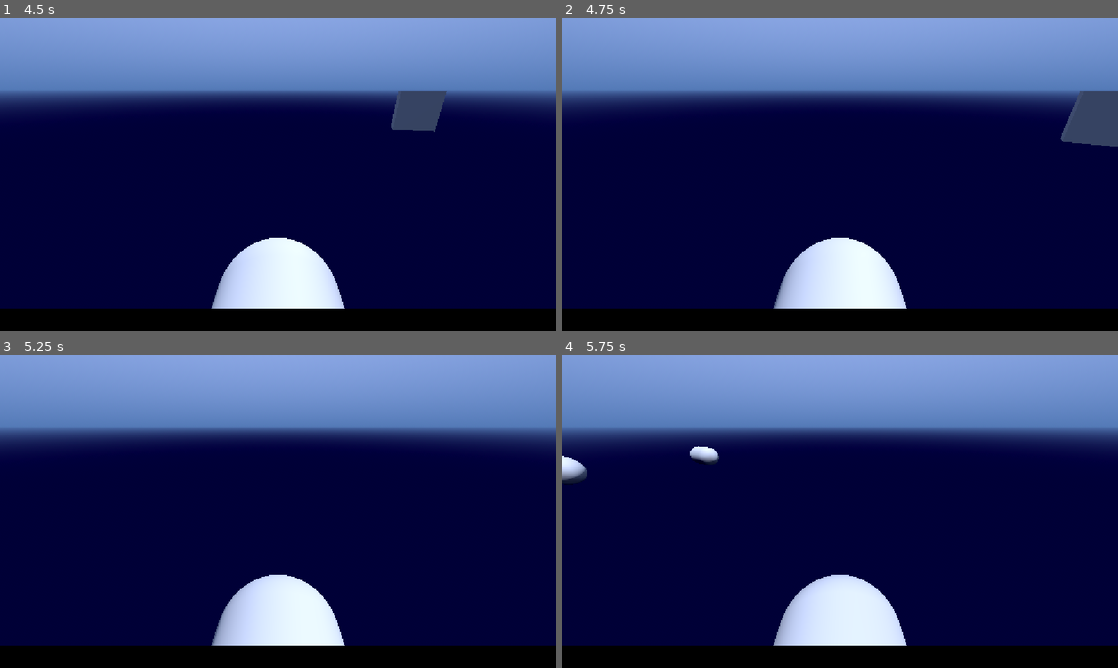
Above: before the commit, frames 1-4 (two rows, left to right).
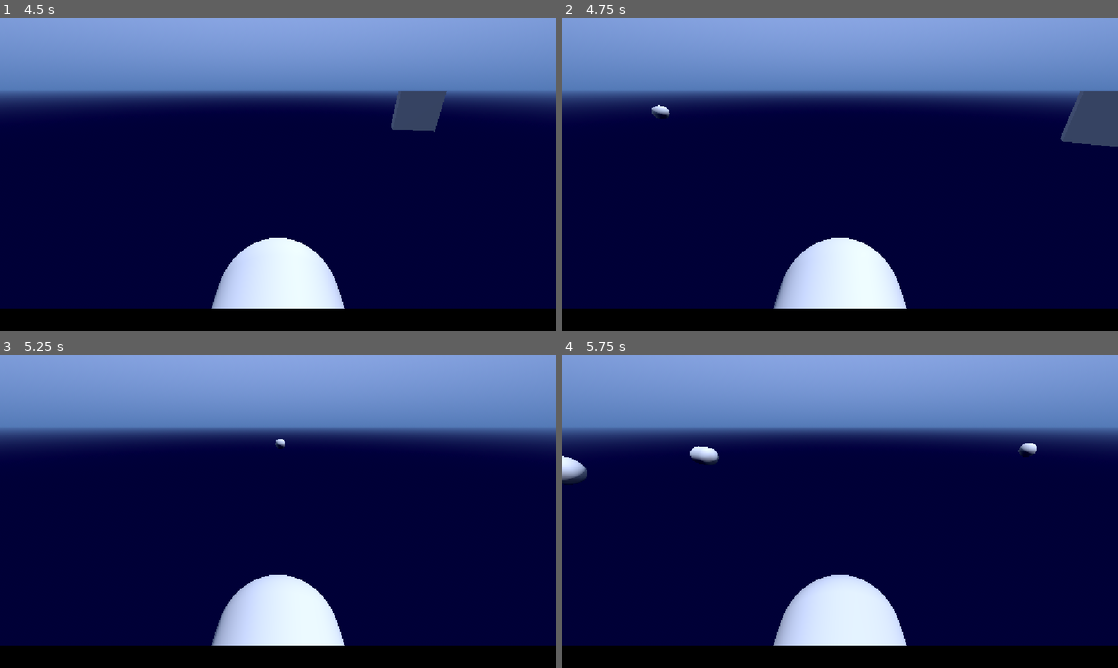
Above: after the commit, the same moments.

Repository: PeterDrake/yachtsinkers
Game: Godot game, scene res://yachtsinkers.tscn
Same seed, same stepped clock (60 frames per second), same inputs: the game is played once before the commit and once after it. Sound files missing from this copy of the repository are replaced by a short silence.
Inputs:
- Up to frame 1 (4.5 s): hold Right (right) 0.53-1.28 s; tap Space (space) at 0.6, 1.55, 2.3, 2.85, 3.6 s; hold Left (left) 1.28-2.03 s; tap 1 (bite) at 1.35, 4.35 s; hold Right (right) 2.03-2.78 s; tap 2 (dive) at 2.1 s; hold Up (forward) 2.78-3.53 s; hold Left (left) from 3.53 s (still down)
- Up to frame 2 (4.75 s): keep holding Left (left); tap Space (space) at 4.55 s
- Up to frame 3 (5.25 s): keep holding Left (left); tap 2 (dive) at 5.1 s
- Up to frame 4 (5.75 s): keep holding Left (left); tap Space (space) at 5.3 s

Frame 1 is identical in both runs. In frame 2, 0.1% of the frame differs, in the area x 16-20%, y 27-33%; in frame 3, less than 0.1%; in frame 4, 0.1%, in the area x 82-86%, y 28-33%.
Error in both runs: Out of bounds get index '0' (on base: 'PackedStringArray') (res://speech.gd:3)

Commit message:
Mine can be hit

Diff:
--- /dev/null
+++ b/mine.gd
@@ -0,0 +1,16 @@
+extends StaticBody3D
+
+@onready var speech := get_node("/root/YachtSinkers/Speech")
+@onready var player := get_node("/root/YachtSinkers/Player")
+
+func sonar_return() -> void:
+	var distance := position.distance_to(player.position)
+	await get_tree().create_timer(distance / 10.0).timeout
+	$SonarSound.play()
+
+func detonate(hit := true) -> void:
+	if hit:  # Collision with orca rather than tail slap
+		player.take_damage("You hit a mine.")
+	$DetonationSound.play()
+	await get_tree().create_timer(2.0).timeout
+	queue_free()
--- /dev/null
+++ b/mine.tscn
@@ -0,0 +1,24 @@
+[gd_scene format=3 uid="uid://ckbk4fmtrrdii"]
+
+[ext_resource type="Script" uid="uid://ta7wrmupffrc" path="res://mine.gd" id="1_i6hay"]
+[ext_resource type="AudioStream" uid="uid://bnjrmkrxkkr8u" path="res://rock.wav" id="2_i213m"]
+[ext_resource type="AudioStream" uid="uid://dciw02s0fl8cs" path="res://yacht_destruction.wav" id="3_i213m"]
+
+[sub_resource type="SphereShape3D" id="SphereShape3D_vanlv"]
+
+[sub_resource type="SphereMesh" id="SphereMesh_w3yfb"]
+
+[node name="Mine" type="StaticBody3D" unique_id=1796733267]
+script = ExtResource("1_i6hay")
+
+[node name="CollisionShape3D" type="CollisionShape3D" parent="." unique_id=1733591117]
+shape = SubResource("SphereShape3D_vanlv")
+
+[node name="MeshInstance3D" type="MeshInstance3D" parent="." unique_id=718199581]
+mesh = SubResource("SphereMesh_w3yfb")
+
+[node name="SonarSound" type="AudioStreamPlayer3D" parent="." unique_id=692003736]
+stream = ExtResource("2_i213m")
+
+[node name="DetonationSound" type="AudioStreamPlayer3D" parent="." unique_id=470503086]
+stream = ExtResource("3_i213m")
--- a/player.gd
+++ b/player.gd
@@ -32,17 +32,19 @@
 			$CollisionTimer.start()
 		for i in collision_count:
 			var collider = get_slide_collision(i).get_collider()
-			if collider.name == "Rock":
+			if "Rock" in collider.name:
 				$CollisionSound.play()
-				_take_damage("You collided with a rock.")
+				take_damage("You collided with a rock.")
 			elif collider.name == "Yacht":
 				if not collider.sinking:
 					$CollisionSound.play()
 				collider.receive_hit(ram_damage)
 			elif "Orca" in collider.name:
 				collider.play_dialog()
+			elif "Mine" in collider.name:
+				collider.detonate(true)
 
-func _take_damage(reason: String):
+func take_damage(reason: String):
 	health -= 1
 	if health == 0:
 		speech.say(reason + "\nYou have died")
@@ -71,4 +73,4 @@
 func receive_bullet():
 	await get_tree().create_timer(0.3).timeout
 	$GunHitSound.play()
-	_take_damage("You were hit by a bullet.")
+	take_damage("You were hit by a bullet.")
--- a/yachtsinkers.tscn
+++ b/yachtsinkers.tscn
@@ -5,6 +5,7 @@
 [ext_resource type="PackedScene" uid="uid://baaiohuuwnua8" path="res://yacht.tscn" id="2_xpjbq"]
 [ext_resource type="PackedScene" uid="uid://bsjjrexwnmn13" path="res://speech.tscn" id="3_xpjbq"]
 [ext_resource type="PackedScene" uid="uid://bxsllf8ybqpya" path="res://rock.tscn" id="4_o6jxr"]
+[ext_resource type="PackedScene" uid="uid://ckbk4fmtrrdii" path="res://mine.tscn" id="6_lmnw4"]
 [ext_resource type="PackedScene" uid="uid://c64plly6bqef" path="res://orca.tscn" id="6_o76c1"]
 
 [sub_resource type="ProceduralSkyMaterial" id="ProceduralSkyMaterial_noarx"]
@@ -49,6 +50,9 @@
 
 [node name="Rock" parent="." unique_id=1808236213 instance=ExtResource("4_o6jxr")]
 transform = Transform3D(1, 0, 0, 0, 1, 0, 0, 0, 1, 14.447744, 4.7683716e-07, -9.581989)
+
+[node name="Mine" parent="." unique_id=1796733267 instance=ExtResource("6_lmnw4")]
+transform = Transform3D(1, 0, 0, 0, 1, 0, 0, 0, 1, -16.84251, 0, -4.4733734)
 
 [node name="DelilahOrca" parent="." unique_id=1879044386 instance=ExtResource("6_o76c1")]
 transform = Transform3D(1, 0, 0, 0, 1, 0, 0, 0, 1, 10.890306, 0, 11.736488)
Not shown, added: mine.gd.uid
